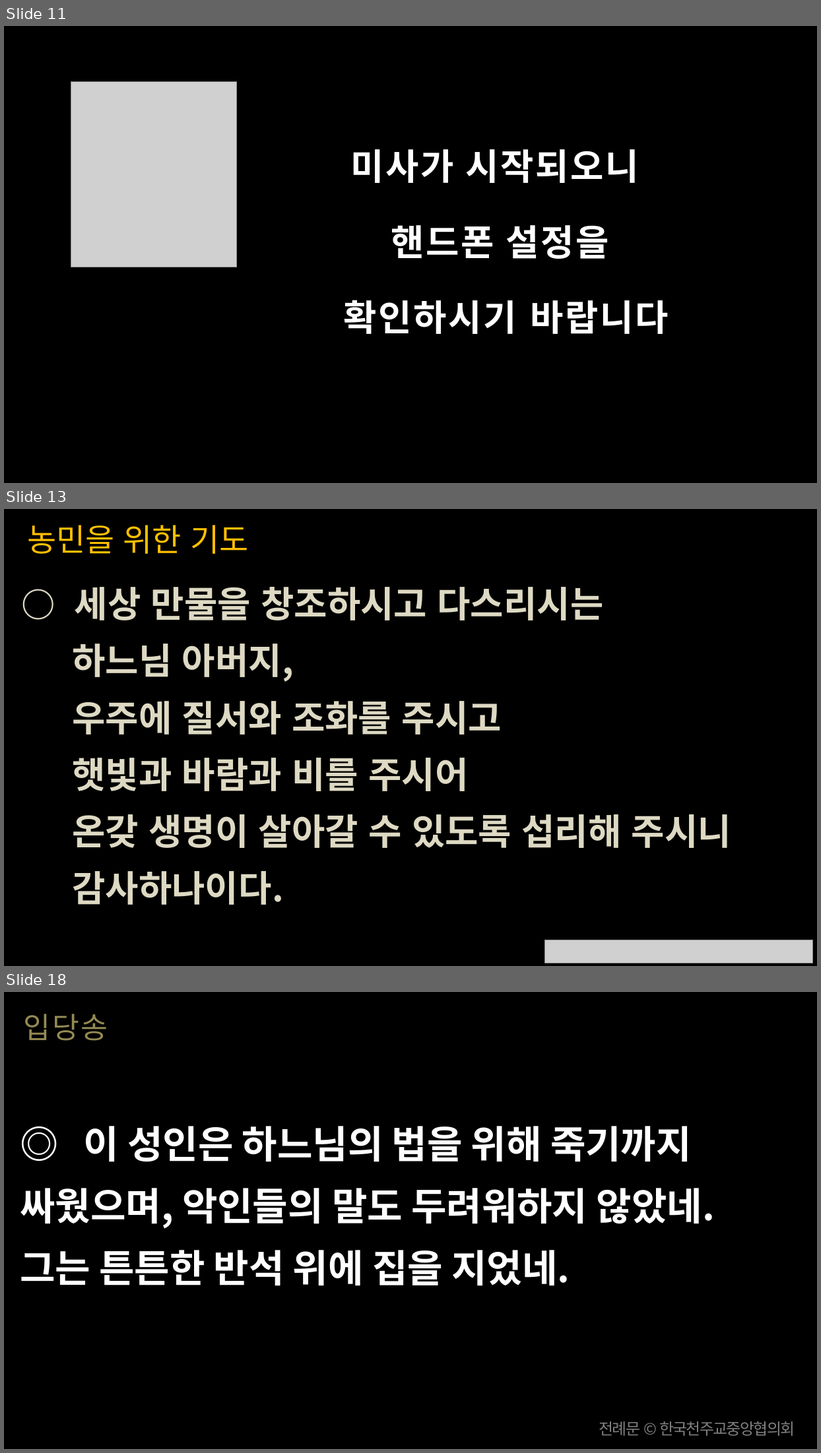
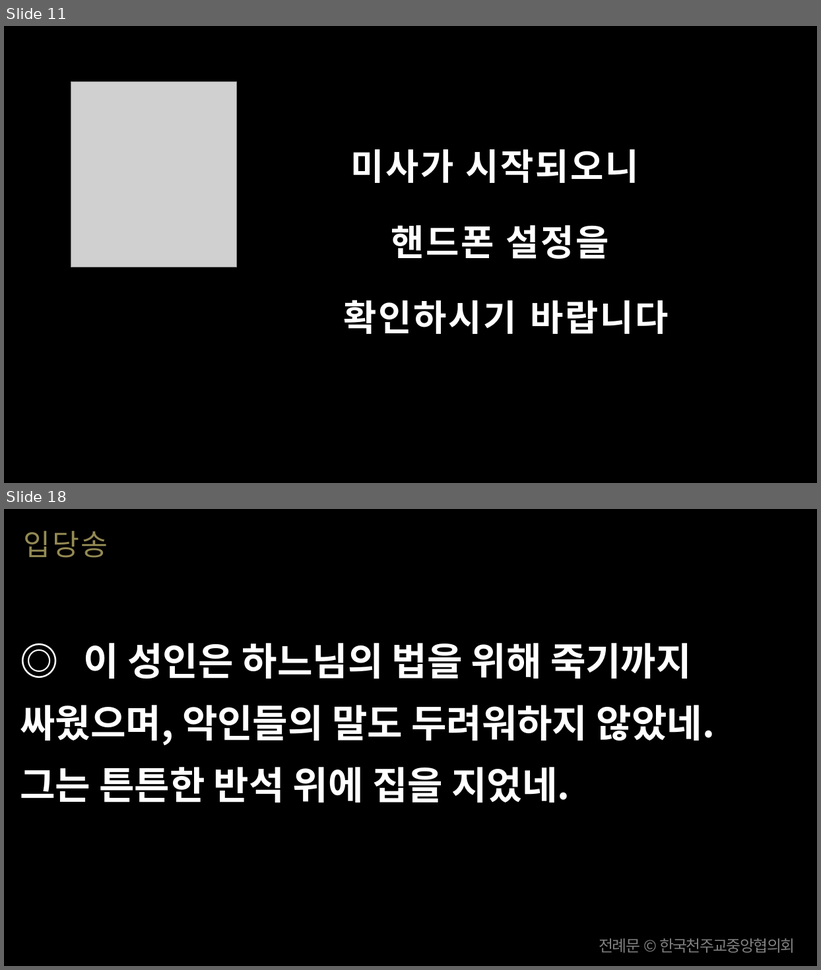
Before and after one commit to scottpark/missa_ppt, a slide deck: output/20260705/20260705_한국 성직자들의 수호자 성 김대건 안드레아 사제 순교자 - 신심 미사.pptx. Shown one above the other, each under a label of ours: slides 11, 13 and 18 before the commit, slides 11 and 18 after it; the slides between them are not shown. The pictures are 821x1453 and 821x970 pixels, drawn with LibreOffice and Linux fonts; fonts in the diff are those of the drawing; grey boxes stand for pictures. Boxes give left, top, right and bottom in pixels: in the first picture for what was removed or moved away, otherwise in the second. Text is boxed around its words. In the diff, an @@ line names an element or a change of style, - is before the commit and + after.

```diff
--- a/output/20260705/20260705_한국 성직자들의 수호자 성 김대건 안드레아 사제 순교자 - 신심 미사.pptx
+++ b/output/20260705/20260705_한국 성직자들의 수호자 성 김대건 안드레아 사제 순교자 - 신심 미사.pptx
@@ slide 13 removed at <box>4,509,817,966</box>, background #000000 @@
@@ text removed at <box>27,525,248,554</box> @@
-농민을 위한 기도
@@ text removed at <box>72,587,731,905</box> @@
-○ 세상 만물을 창조하시고 다스리시는
-하느님 아버지,
-우주에 질서와 조화를 주시고
-햇빛과 바람과 비를 주시어
-온갖 생명이 살아갈 수 있도록 섭리해 주시니
-감사하나이다.
@@ picture removed at <box>545,941,813,964</box> @@
```
Also in this commit, not shown: 4 slides added, 3 other slides removed, 13 other files.
